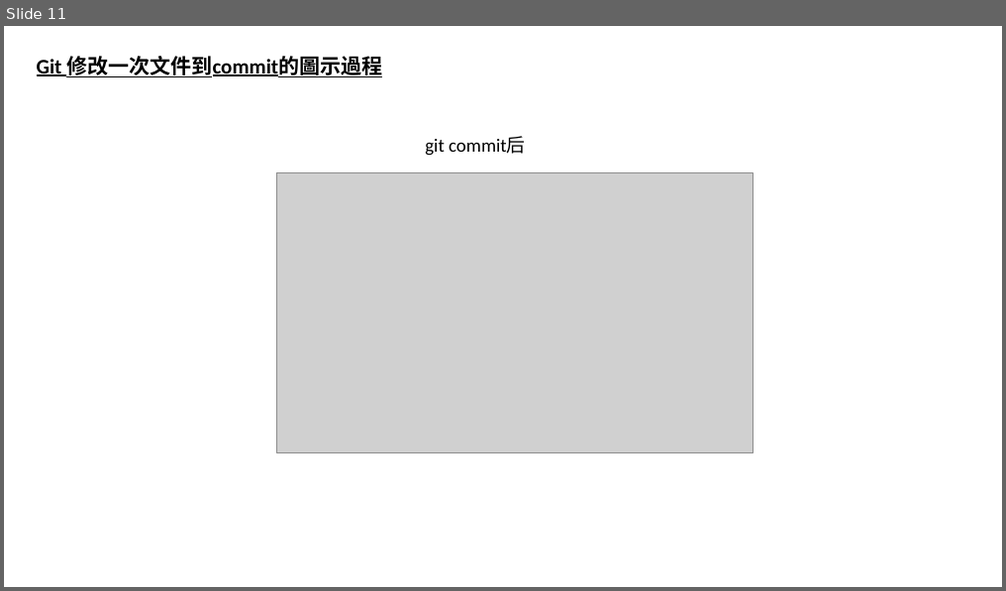
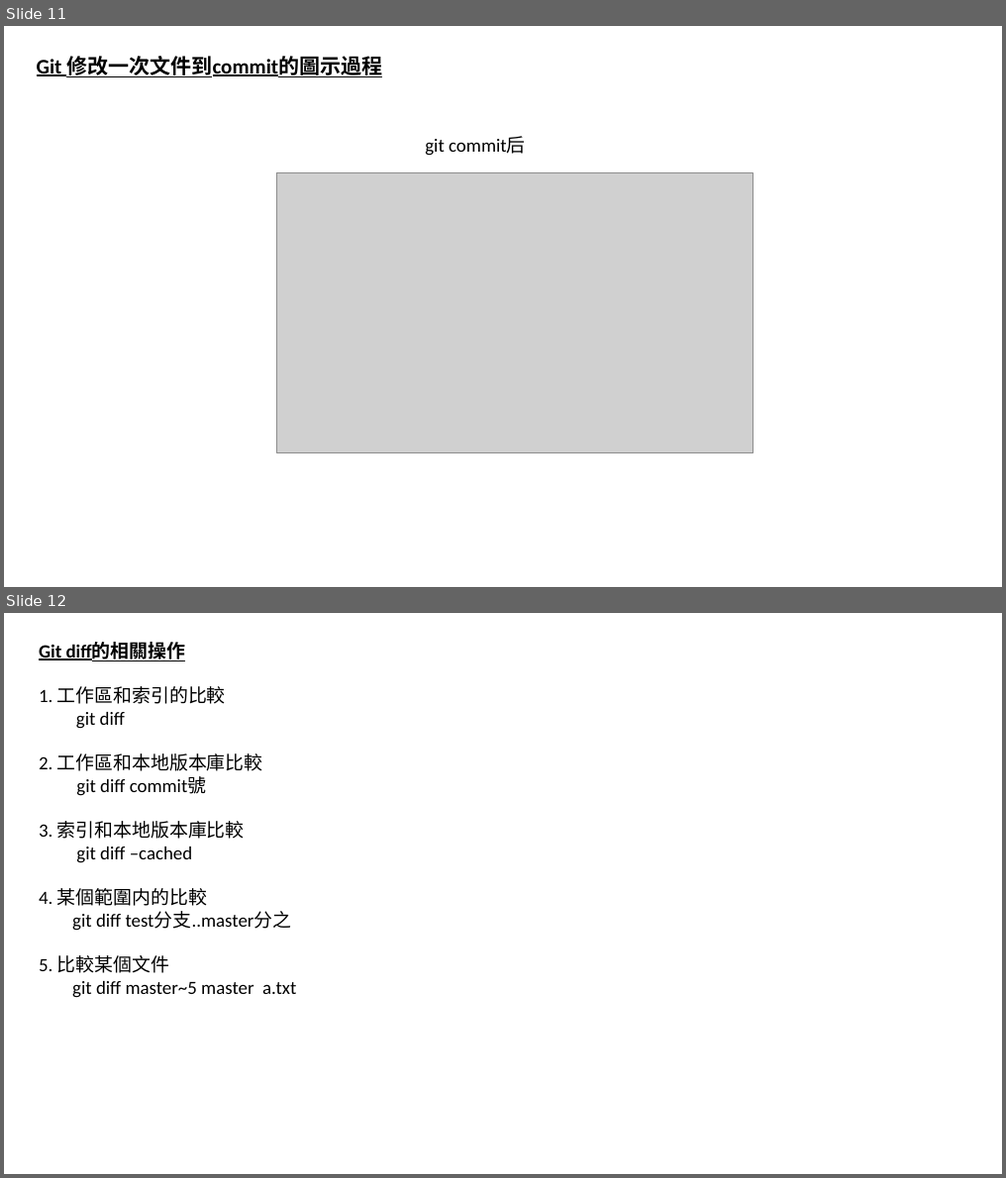
Before and after one commit to luchaojun/ChaojunStudy, a slide deck: GitStudy/GitStudy.pptx. Shown one above the other, each under a label of ours: slide 11 before the commit, slides 11 and 12 after it. The pictures are 1006x591 and 1006x1178 pixels, drawn with LibreOffice and Linux fonts; fonts in the diff are those of the drawing; grey boxes stand for pictures. Boxes give left, top, right and bottom in pixels: in the first picture for what was removed or moved away, otherwise in the second. Text is boxed around its words. In the diff, an @@ line names an element or a change of style, - is before the commit and + after.

Commit message:
add git diff command study

```diff
--- a/GitStudy/GitStudy.pptx
+++ b/GitStudy/GitStudy.pptx
@@ slide 12 added at (x1=4, y1=613, x2=1002, y2=1174), background #FFFFFF @@
@@ text added at (x1=39, y1=642, x2=296, y2=998), 18 pt, text #000000 @@
+Git diff的相關操作
+1. 工作區和索引的比較
+  git diff
+2. 工作區和本地版本庫比較
+git diff commit號
+3. 索引和本地版本庫比較
+git diff –cached
+4. 某個範圍内的比較
+git diff test分支..master分之
+5. 比較某個文件
+git diff master~5 master a.txt
```
Also in this commit, not shown: 1 slide changed.
